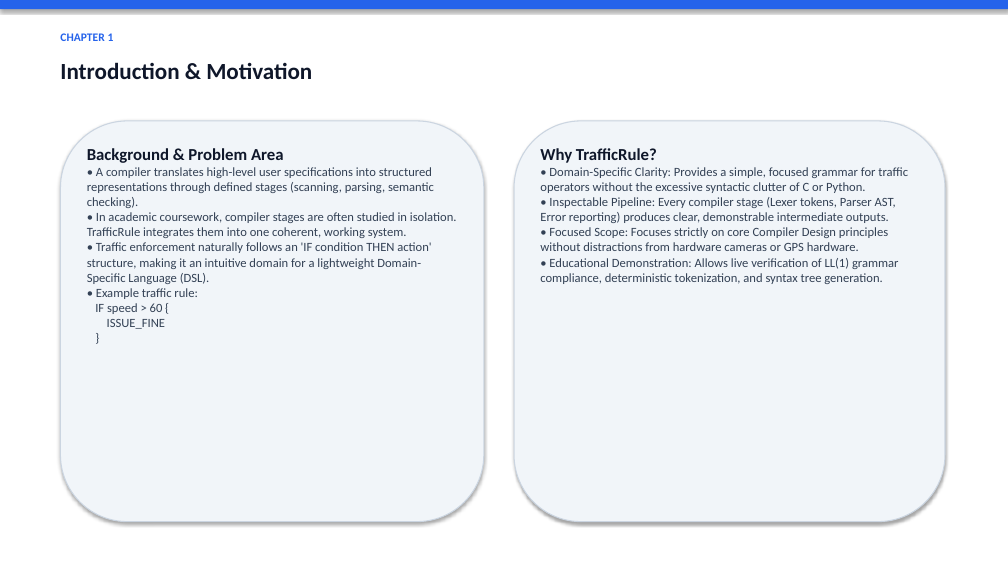
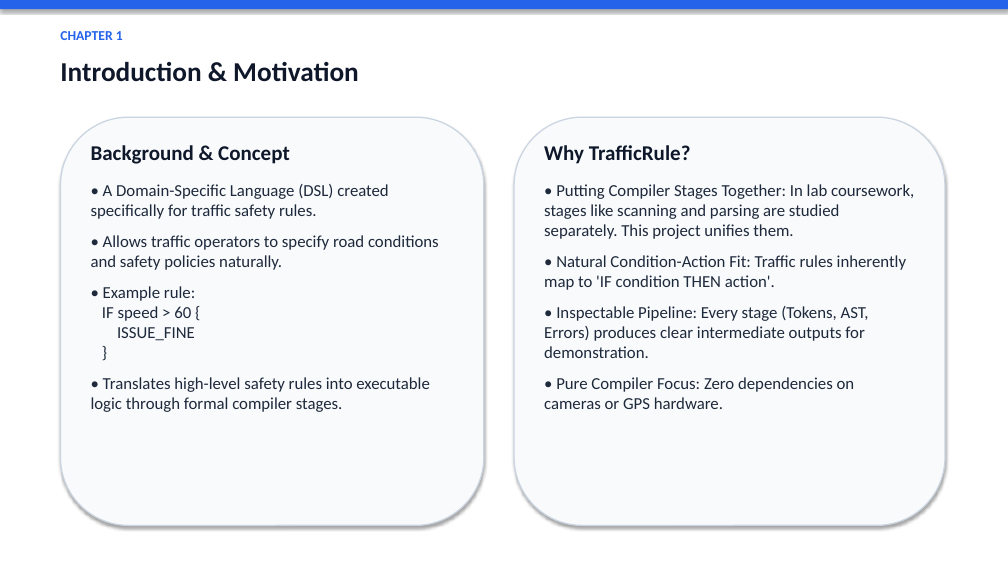
Before and after one commit to 71percentbanana/MQL, a slide deck: slide 2 of TrafficRule_Presentation.pptx. Drawn at 1008x567 pixels with LibreOffice and Linux fonts; fonts in the diff are those of the drawing. Boxes give left, top, right and bottom in pixels: in the first picture for what was removed or moved away, otherwise in the second. Text is boxed around its words. In the diff, an @@ line names an element or a change of style, - is before the commit and + after.

Commit message:
Update presentation with larger text, complete architecture flowchart, and 9-module final design

```diff
--- a/TrafficRule_Presentation.pptx
+++ b/TrafficRule_Presentation.pptx
@@ text "CHAPTER 1" at bbox=[60, 31, 123, 40]: size 11 to 13 pt @@
@@ text "Introduction & Motivation" at bbox=[60, 62, 359, 82]: size 22 to 26 pt @@
@@ rounded rectangle at bbox=[60, 117, 484, 526]: fill #F1F5F9 to #F8FAFC; outline #CBD5E1 1 pt to #CBD5E1 1.2 pt @@
@@ rounded rectangle: place and size @@
-rounded rectangle at bbox=[60, 121, 484, 522]
+rounded rectangle at bbox=[60, 117, 484, 526]
@@ rounded rectangle: place and size @@
-rounded rectangle at bbox=[514, 121, 945, 522]
+rounded rectangle at bbox=[514, 117, 945, 526]
@@ rounded rectangle at bbox=[514, 117, 945, 526]: fill #F1F5F9 to #F8FAFC; outline #CBD5E1 1 pt to #CBD5E1 1.2 pt @@
@@ text at bbox=[91, 145, 439, 412]: text changed; size 12 to 16 pt; text colour #334155 to #1E293B @@
-Background & Problem Area
-• A compiler translates high-level user specifications into structured representations through defined stages (scanning, parsing, semantic checking).
-• In academic coursework, compiler stages are often studied in isolation. TrafficRule integrates them into one coherent, working system.
-• Traffic enforcement naturally follows an 'IF condition THEN action' structure, making it an intuitive domain for a lightweight Domain-Specific Language (DSL).
-• Example traffic rule:
-IF speed > 60 {
-ISSUE_FINE
-}
+Background & Concept
+• A Domain-Specific Language (DSL) created specifically for traffic safety rules.
+• Allows traffic operators to specify road conditions and safety policies naturally.
+• Example rule:
+IF speed > 60 {
+ISSUE_FINE
+}
+• Translates high-level safety rules into executable logic through formal compiler stages.
@@ text at bbox=[544, 145, 691, 164]: size 16 to 20 pt in "Why TrafficRule?"; more space between paragraphs @@
@@ text at bbox=[544, 184, 914, 409]: text changed; size 12 to 16 pt; text colour #334155 to #1E293B @@
-• Domain-Specific Clarity: Provides a simple, focused grammar for traffic operators without the excessive syntactic clutter of C or Python.
-• Inspectable Pipeline: Every compiler stage (Lexer tokens, Parser AST, Error reporting) produces clear, demonstrable intermediate outputs.
-• Focused Scope: Focuses strictly on core Compiler Design principles without distractions from hardware cameras or GPS hardware.
-• Educational Demonstration: Allows live verification of LL(1) grammar compliance, deterministic tokenization, and syntax tree generation.
+• Putting Compiler Stages Together: In lab coursework, stages like scanning and parsing are studied separately. This project unifies them.
+• Natural Condition-Action Fit: Traffic rules inherently map to 'IF condition THEN action'.
+• Inspectable Pipeline: Every stage (Tokens, AST, Errors) produces clear intermediate outputs for demonstration.
+• Pure Compiler Focus: Zero dependencies on cameras or GPS hardware.
```
Also in this commit, not shown: 11 other slides changed, 2 slides added, 2 slides removed, 1 other file.
